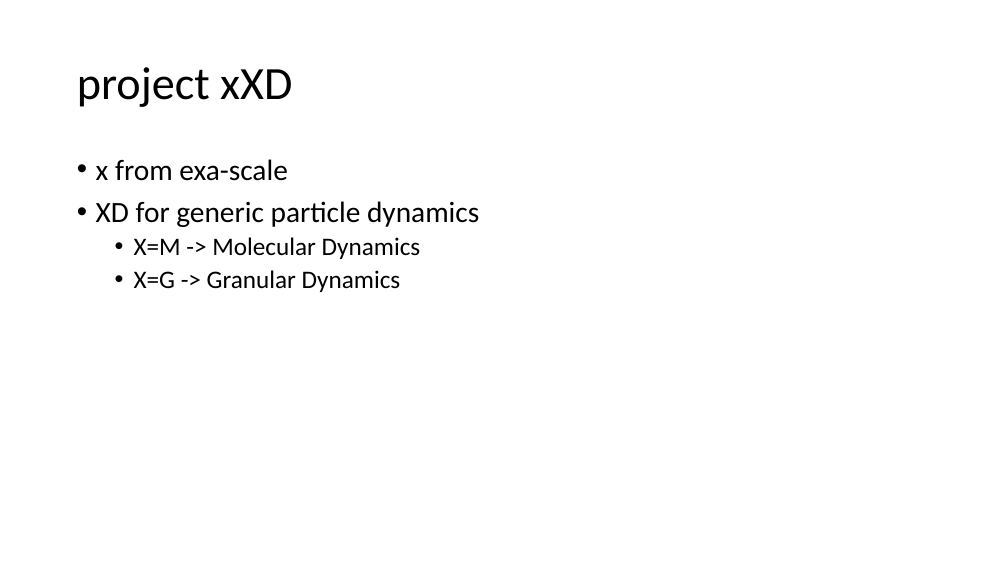
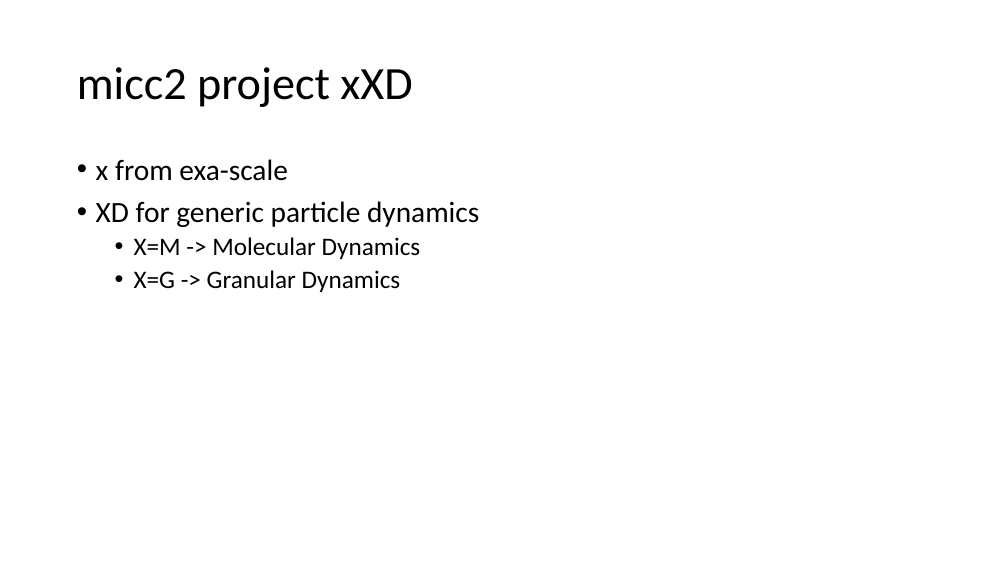
Before and after one commit to etijskens/xXD, a slide deck: slide 12 of literature/project.pptx. Drawn at 1008x567 pixels with LibreOffice and Linux fonts; fonts in the diff are those of the drawing. Boxes give left, top, right and bottom in pixels: in the first picture for what was removed or moved away, otherwise in the second. Text is boxed around its words. In the diff, an @@ line names an element or a change of style, - is before the commit and + after.

Commit message:
project planning

```diff
--- a/literature/project.pptx
+++ b/literature/project.pptx
@@ title at (77, 67, 412, 107): text changed @@
-project xXD
+micc2 project xXD
```
